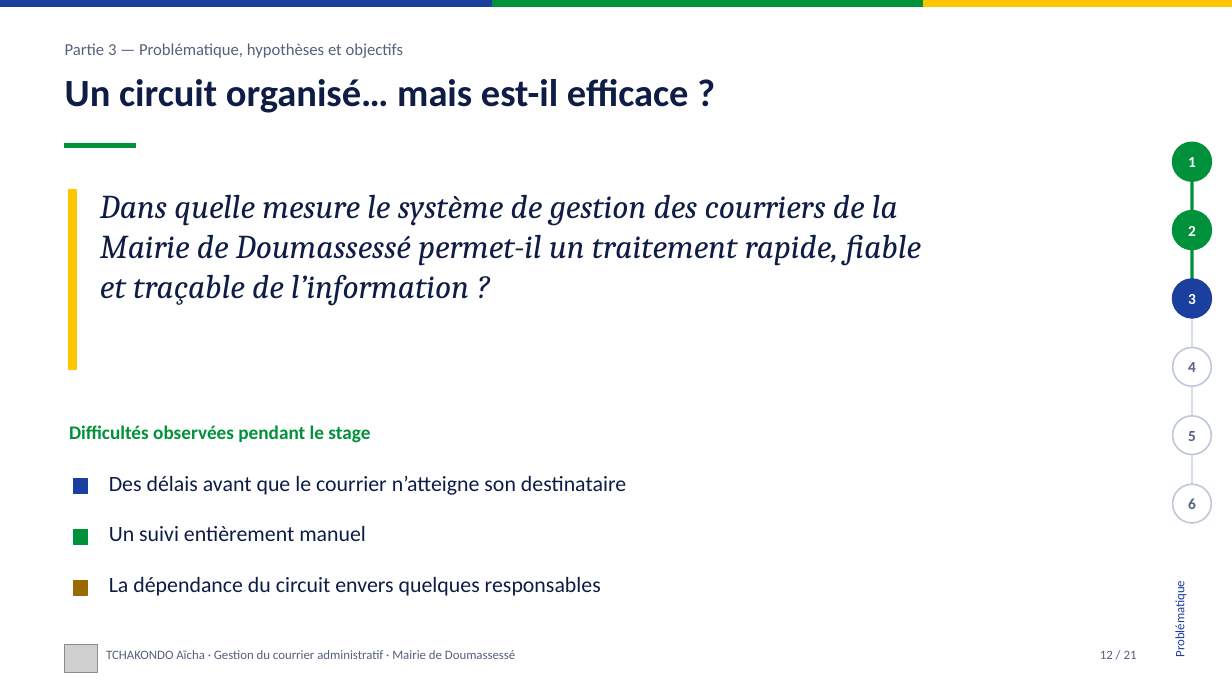
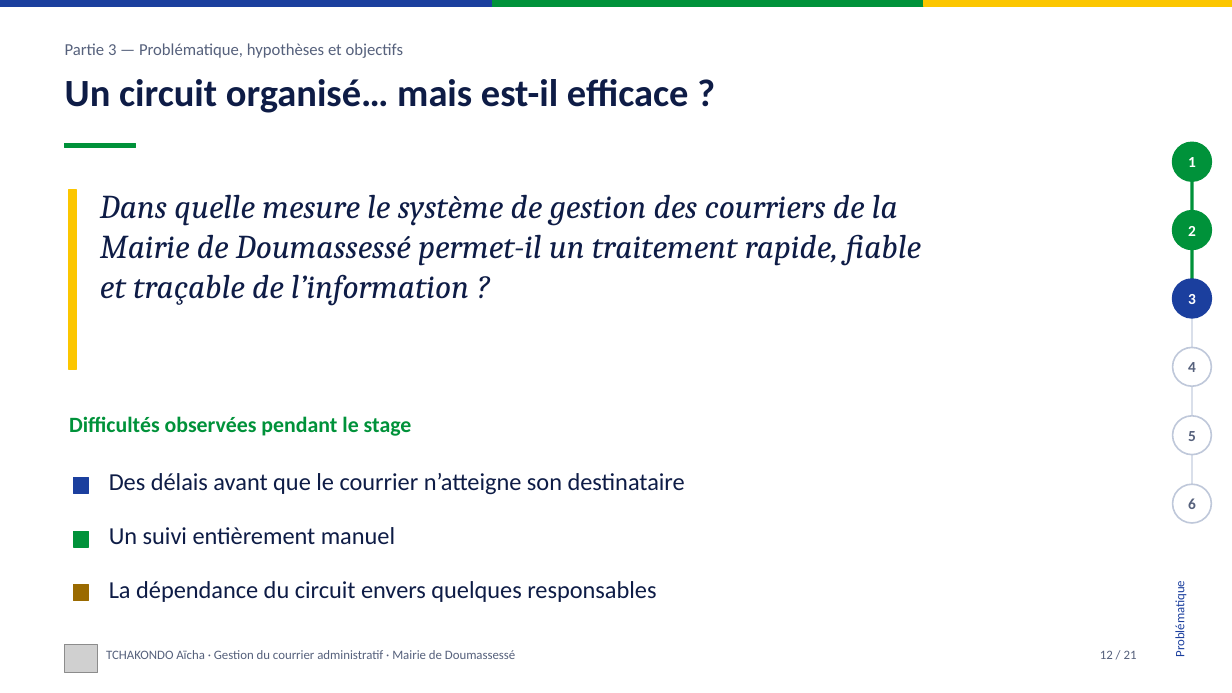
Before and after one commit to LUC-cmd/site-soutenance-aicha, a slide deck: slide 12 of docs/Presentation_soutenance_TCHAKONDO_Aicha.pptx. Drawn at 1232x693 pixels with LibreOffice and Linux fonts; fonts in the diff are those of the drawing; grey boxes stand for pictures. Boxes give left, top, right and bottom in pixels: in the first picture for what was removed or moved away, otherwise in the second. Text is boxed around its words. In the diff, an @@ line names an element or a change of style, - is before the commit and + after.

```diff
--- a/docs/Presentation_soutenance_TCHAKONDO_Aicha.pptx
+++ b/docs/Presentation_soutenance_TCHAKONDO_Aicha.pptx
@@ text "Difficultés observées pendant le stage": place and size @@
-text "Difficultés observées pendant le stage" at box(69, 425, 370, 443)
+text "Difficultés observées pendant le stage" at box(69, 416, 412, 436)
@@ text "Difficultés observées pendant le stage" at box(69, 416, 412, 436): size 15 to 17 pt @@
@@ rectangle: place and size @@
-rectangle at box(74, 580, 88, 595)
+rectangle at box(74, 585, 89, 601)
@@ size 17 to 19 pt in 3 elements at box(109, 473, 685, 495), box(109, 527, 395, 544), box(109, 581, 656, 602) @@
```
Also in this commit, not shown: 13 other slides changed, 2 slides removed, 1 other file.
